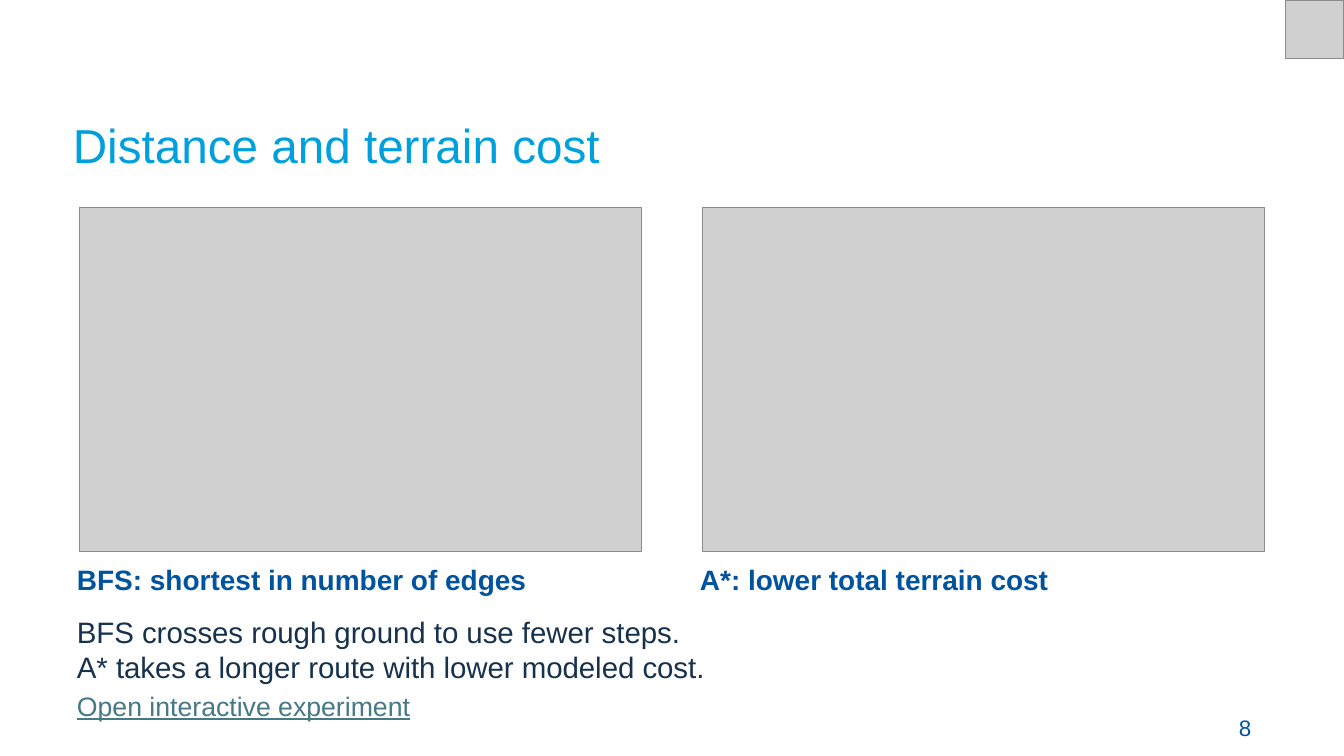
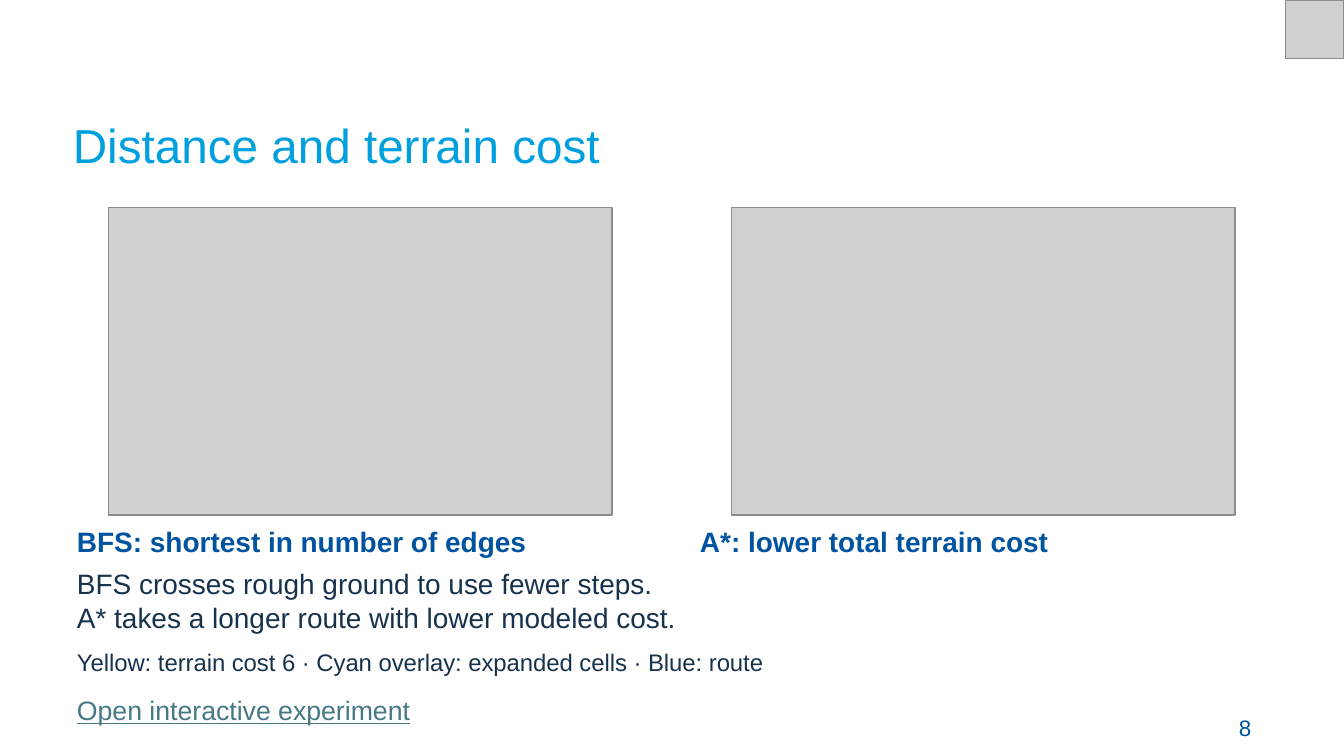
Before and after one commit to Croquembouche/Intro2AV-CourseContent, a slide deck: slide 8 of 2026/Presentations/Lecture 7 Path Planning for Autonomous Driving.pptx. Drawn at 1344x756 pixels with LibreOffice and Linux fonts; fonts in the diff are those of the drawing; grey boxes stand for pictures. Boxes give left, top, right and bottom in pixels: in the first picture for what was removed or moved away, otherwise in the second. Text is boxed around its words. In the diff, an @@ line names an element or a change of style, - is before the commit and + after.

Commit message:
Align Lecture 7 slides and colors with corrected planning demos

```diff
--- a/2026/Presentations/Lecture 7 Path Planning for Autonomous Driving.pptx
+++ b/2026/Presentations/Lecture 7 Path Planning for Autonomous Driving.pptx
@@ picture resized from (x1=79, y1=207, x2=641, y2=551) to (x1=109, y1=207, x2=612, y2=515) @@
@@ picture resized from (x1=703, y1=207, x2=1265, y2=551) to (x1=732, y1=207, x2=1235, y2=515) @@
@@ text "BFS: shortest in number of ..." moved from (x1=77, y1=569, x2=526, y2=595) to (x1=77, y1=531, x2=526, y2=558) @@
@@ text "A*: lower total terrain cost" moved from (x1=700, y1=569, x2=1049, y2=591) to (x1=700, y1=531, x2=1049, y2=553) @@
@@ text "BFS crosses rough ground to ..." moved from (x1=77, y1=621, x2=705, y2=684) to (x1=77, y1=573, x2=675, y2=633) @@
@@ text "BFS crosses rough ground to ..." at (x1=77, y1=573, x2=675, y2=633): size 15.8 to 15 pt @@
@@ text added at (x1=77, y1=653, x2=763, y2=676), 12.8 pt, text #17324D @@
+Yellow: terrain cost 6 · Cyan overlay: expanded cells · Blue: route
@@ text "Open interactive experiment" moved from (x1=77, y1=696, x2=410, y2=721) to (x1=77, y1=700, x2=410, y2=725) @@
```
Also in this commit, not shown: 29 other slides changed, 5 slides added, 3 slides removed, 14 other files.
